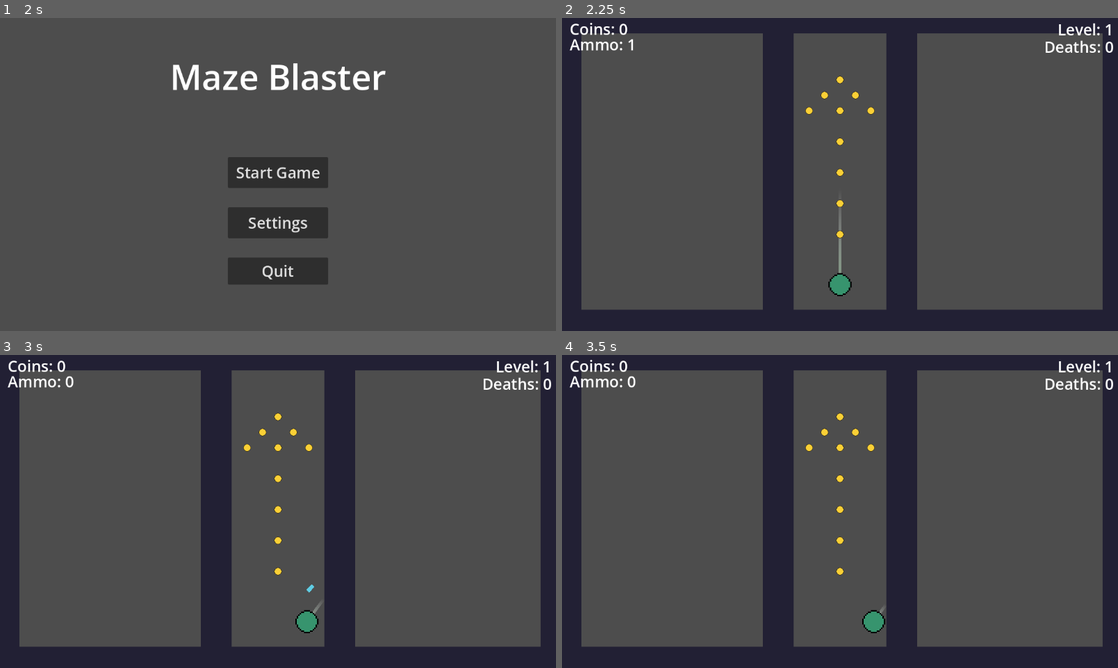
Above: before the commit, frames 1-4 (two rows, left to right).
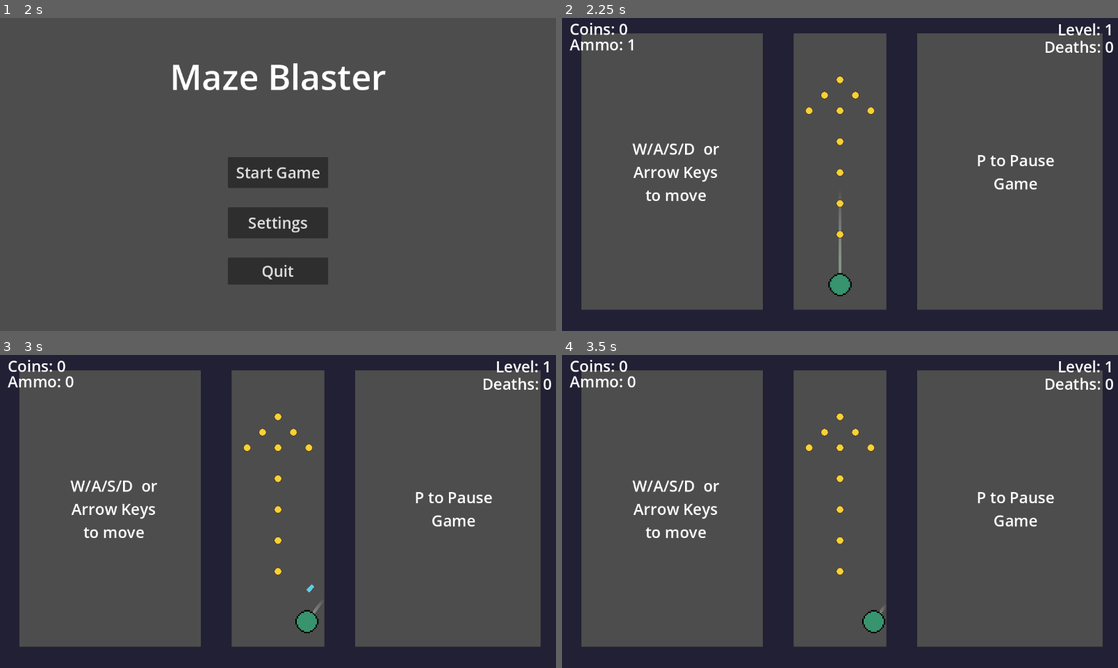
Above: after the commit, the same moments.

Repository: dfhalimi/mazeblaster
Game: Godot game, scene res://scenes/ui/main_menu.tscn
Two runs of this game, one before a commit and one after it. Both use one fixed random seed, a clock stepped at 60 frames per second and the inputs below.
Inputs (mouse positions are in pixels of both pictures, inside the frame that each line leads up to):
- Up to frame 1 (2 s): click "Settings" at 0.5 s; click "Back" at 1.25 s
- Up to frame 2 (2.25 s): click "Start Game" at 2 s
- Up to frame 3 (3 s): tap Enter at 2.75 s; move the mouse to (400, 495) at 2.77 s; press the mouse at (400, 495) at 2.78 s; hold D (right) from 2.78 s (still down)
- Up to frame 4 (3.5 s): keep holding D (right)

Frame 1 is identical in both runs. In frame 2, 1.0% of the frame differs, in the area x 12-89%, y 40-59%; in frame 3, 1.0%; in frame 4, 1.0%.

Commit message:
Mechanic explanation and music added

Diff:
--- a/scenes/levels/level_01.tscn
+++ b/scenes/levels/level_01.tscn
@@ -288,6 +288,26 @@
 
 [node name="PauseSettingsScreen" parent="UI" instance=ExtResource("5_qn0vd")]
 
+[node name="MoveInstructionLabel" type="Label" parent="UI"]
+offset_left = 128.0
+offset_top = 248.0
+offset_right = 344.0
+offset_bottom = 389.0
+theme_override_font_sizes/font_size = 32
+text = "W/A/S/D  or Arrow Keys to move"
+horizontal_alignment = 1
+autowrap_mode = 3
+
+[node name="PauseInstructionLabel" type="Label" parent="UI"]
+offset_left = 832.0
+offset_top = 272.0
+offset_right = 1048.0
+offset_bottom = 368.0
+theme_override_font_sizes/font_size = 32
+text = "P to Pause Game"
+horizontal_alignment = 1
+autowrap_mode = 3
+
 [node name="Coins" type="Node" parent="."]
 
 [node name="Coin" parent="Coins" instance=ExtResource("4_d7pm8")]
--- a/scenes/levels/level_02.tscn
+++ b/scenes/levels/level_02.tscn
@@ -346,6 +346,23 @@
 
 [node name="PauseSettingsScreen" parent="UI" instance=ExtResource("5_6c68w")]
 
+[node name="ShootLabel" type="Label" parent="UI"]
+offset_left = 80.0
+offset_top = 504.0
+offset_right = 566.0
+offset_bottom = 549.0
+theme_override_font_sizes/font_size = 32
+text = "Left Click or SPACEBAR to shoot"
+
+[node name="RestartLabel" type="Label" parent="UI"]
+offset_left = 840.0
+offset_top = 504.0
+offset_right = 1072.0
+offset_bottom = 549.0
+theme_override_font_sizes/font_size = 32
+text = "R to Restart"
+horizontal_alignment = 1
+
 [node name="Coins" type="Node" parent="."]
 
 [node name="Coin" parent="Coins" instance=ExtResource("4_n7lfk")]
--- a/scenes/player/player.tscn
+++ b/scenes/player/player.tscn
@@ -31,8 +31,10 @@
 
 [node name="ShootSound" type="AudioStreamPlayer2D" parent="."]
 stream = ExtResource("4_mv2cs")
+volume_db = 5.0
 bus = &"SFX"
 
 [node name="EmptyClipSound" type="AudioStreamPlayer2D" parent="."]
 stream = ExtResource("5_ji13o")
+volume_db = 5.0
 bus = &"SFX"
--- a/scenes/ui/main_menu.tscn
+++ b/scenes/ui/main_menu.tscn
@@ -1,6 +1,8 @@
-[gd_scene load_steps=2 format=3 uid="uid://b6i8j8wf2hu2w"]
+[gd_scene load_steps=4 format=3 uid="uid://b6i8j8wf2hu2w"]
 
 [ext_resource type="Script" path="res://scripts/main_menu.gd" id="1_028lh"]
+[ext_resource type="PackedScene" uid="uid://db5xr4gher0c6" path="res://scenes/ui/settings_screen.tscn" id="3_73hw6"]
+[ext_resource type="AudioStream" uid="uid://if7hcmjs048m" path="res://assets/music/main_menu_theme.mp3" id="3_ns402"]
 
 [node name="MainMenu" type="Control"]
 layout_mode = 3
@@ -45,6 +47,12 @@
 theme_override_font_sizes/font_size = 32
 text = "Quit"
 
+[node name="SettingsScreen" parent="." instance=ExtResource("3_73hw6")]
+
+[node name="AudioStreamPlayer2D" type="AudioStreamPlayer2D" parent="."]
+stream = ExtResource("3_ns402")
+autoplay = true
+
 [connection signal="pressed" from="StartButton" to="." method="_on_start_button_pressed"]
 [connection signal="pressed" from="SettingsButton" to="." method="_on_settings_button_pressed"]
 [connection signal="pressed" from="QuitButton" to="." method="_on_quit_button_pressed"]
--- a/scenes/ui/settings_screen.tscn
+++ b/scenes/ui/settings_screen.tscn
@@ -3,6 +3,7 @@
 [ext_resource type="Script" path="res://scripts/settings_screen.gd" id="1_v7yuc"]
 
 [node name="SettingsScreen" type="Control"]
+visible = false
 layout_mode = 3
 anchors_preset = 0
 offset_right = 1152.0
--- a/scripts/game_state.gd
+++ b/scripts/game_state.gd
@@ -8,6 +8,8 @@
 @onready var wall_hit_player := AudioStreamPlayer.new()
 @onready var trigger_wall_disappear_player := AudioStreamPlayer.new()
 @onready var enemy_hit_player := AudioStreamPlayer.new()
+
+@onready var music_player := AudioStreamPlayer.new()
 
 var deaths_per_level := {}
 var total_deaths := 0
@@ -30,7 +32,7 @@
 
 	add_child(win_level_player)
 	win_level_player.stream = preload("res://sfx/win_level.mp3")
-	win_level_player.volume_db = -15
+	win_level_player.volume_db = -10
 	win_level_player.bus = "SFX"
 
 	add_child(wall_break_player)
@@ -50,8 +52,13 @@
 
 	add_child(enemy_hit_player)
 	enemy_hit_player.stream = preload("res://sfx/enemy_hit.mp3")
-	enemy_hit_player.volume_db = -5
+	enemy_hit_player.volume_db
 	enemy_hit_player.bus = "SFX"
+
+	add_child(music_player)
+	music_player.stream = preload("res://assets/music/main_theme.mp3")
+	music_player.volume_db = -15
+	enemy_hit_player.bus = "Music"
 
 func increase_death_count(level_name: String):
 	if not deaths_per_level.has(level_name):
@@ -95,3 +102,6 @@
 
 func play_enemy_hit_sound():
 	enemy_hit_player.play()
+
+func start_main_theme():
+	music_player.play()
--- a/scripts/main_menu.gd
+++ b/scripts/main_menu.gd
@@ -1,10 +1,30 @@
 extends Control
 
+@onready var settings_screen: Control = $SettingsScreen
+@onready var title_label: Label = $TitleLabel
+@onready var start_button: Button = $StartButton
+@onready var settings_button: Button = $SettingsButton
+@onready var quit_button: Button = $QuitButton
+
 func _on_start_button_pressed() -> void:
+	GameState.start_main_theme()
 	get_tree().change_scene_to_file("res://scenes/levels/level_01.tscn")
 
 func _on_settings_button_pressed() -> void:
-	get_tree().change_scene_to_file("res://scenes/ui/settings_screen.tscn")
+	close()
+	settings_screen.open()
 
 func _on_quit_button_pressed() -> void:
 	get_tree().quit()
+
+func open():
+	title_label.visible = true
+	start_button.visible = true
+	settings_button.visible = true
+	quit_button.visible = true
+
+func close():
+	title_label.visible = false
+	start_button.visible = false
+	settings_button.visible = false
+	quit_button.visible = false
--- a/scripts/settings_screen.gd
+++ b/scripts/settings_screen.gd
@@ -4,7 +4,11 @@
 @onready var sfx_slider: HSlider = $SFXSlider
 @onready var music_slider: HSlider = $MusicSlider
 
+var main_menu: Node = null
+
 func _ready() -> void:
+	main_menu = get_parent()
+	visible = false
 	master_slider.value = db_to_linear(AudioServer.get_bus_volume_db(AudioServer.get_bus_index("Master")))
 	sfx_slider.value = db_to_linear(AudioServer.get_bus_volume_db(AudioServer.get_bus_index("SFX")))
 	music_slider.value = db_to_linear(AudioServer.get_bus_volume_db(AudioServer.get_bus_index("Music")))
@@ -19,7 +23,14 @@
 	AudioServer.set_bus_volume_db(AudioServer.get_bus_index("Music"), linear_to_db(value))
 
 func _on_back_button_pressed() -> void:
-	get_tree().change_scene_to_file("res://scenes/ui/main_menu.tscn")
+	main_menu.open()
+	close()
+
+func open():
+	visible = true
+
+func close():
+	visible = false
 
 func db_to_linear(db: float) -> float:
 	return 0.0 if db <= -80.0 else pow(10, db / 20.0)
Not shown, added: assets/music/main_menu_theme.mp3
Not shown, added: assets/music/main_theme.mp3
Not shown, changed: sfx/enemy_hit.mp3
